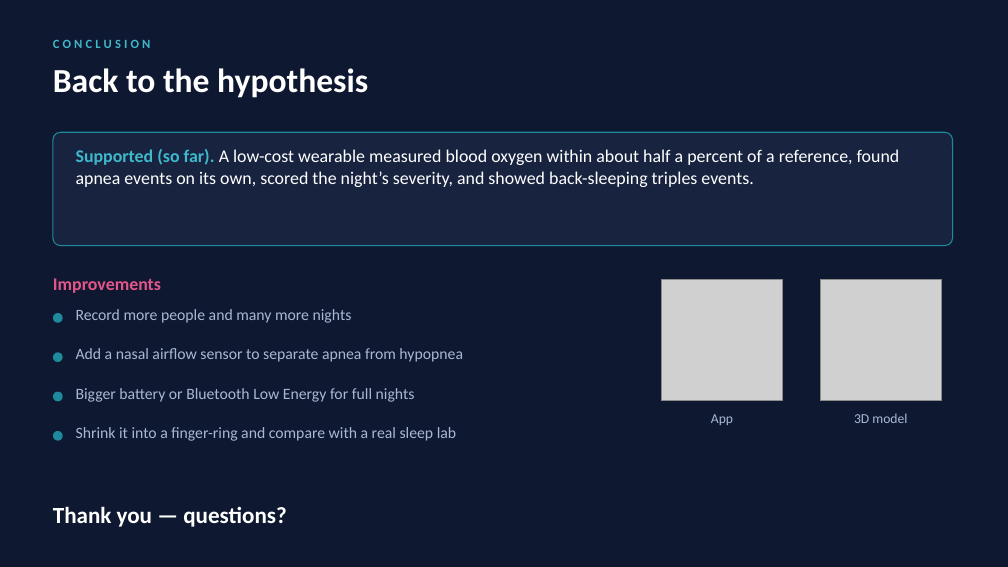
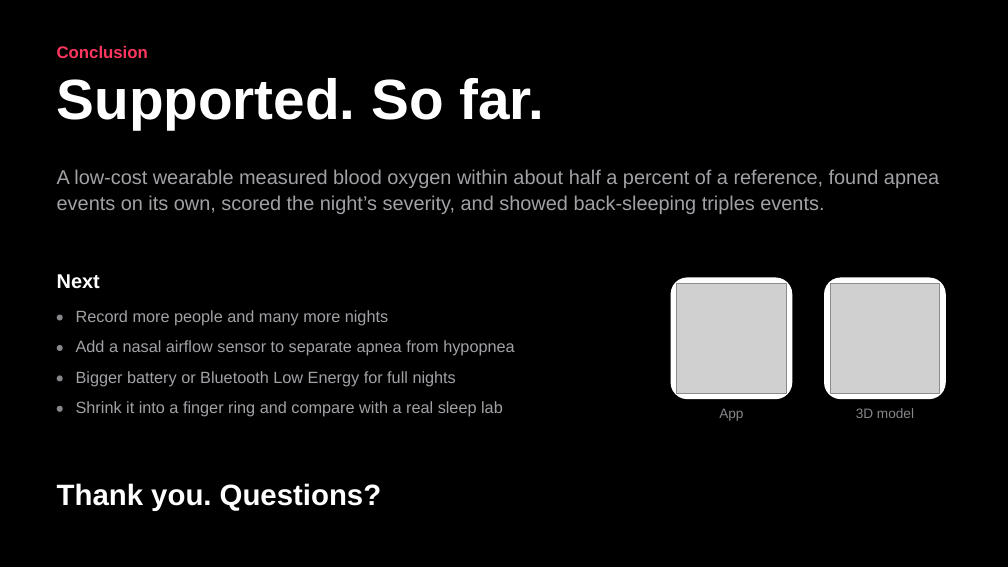
Before and after one commit to gabrielamamanestudent-wq/teetomivV2, a slide deck: slide 14 of science-fair/night-signal/Night_Signal_Presentation.pptx. Drawn at 1008x567 pixels with LibreOffice and Linux fonts; fonts in the diff are those of the drawing; grey boxes stand for pictures. Boxes give left, top, right and bottom in pixels: in the first picture for what was removed or moved away, otherwise in the second. Text is boxed around its words. In the diff, an @@ line names an element or a change of style, - is before the commit and + after.

```diff
--- a/science-fair/night-signal/Night_Signal_Presentation.pptx
+++ b/science-fair/night-signal/Night_Signal_Presentation.pptx
@@ background #0E1830 to #000000 @@
@@ text at (x1=57, y1=46, x2=148, y2=58): text changed; size 12 to 16 pt; font Calibri to Arial; text colour #3FB8CC to #FF375F @@
-CONCLUSION
+Conclusion
@@ text at (x1=57, y1=78, x2=544, y2=129): text changed; size 32 to 54 pt; font Calibri to Arial @@
-Back to the hypothesis
+Supported. So far.
@@ rounded rectangle removed at (x1=53, y1=132, x2=953, y2=246) @@
@@ text at (x1=57, y1=169, x2=939, y2=214): text changed; size 17 to 19 pt; font Calibri to Arial; text colour #FFFFFF to #A1A1A6 @@
-Supported (so far). A low-cost wearable measured blood oxygen within about half a percent of a reference, found apnea events on its own, scored the night’s severity, and showed back-sleeping triples events.
+A low-cost wearable measured blood oxygen within about half a percent of a reference, found apnea events on its own, scored the night’s severity, and showed back-sleeping triples events.
@@ vertical alignment middle to top in 3 elements at (x1=57, y1=46, x2=148, y2=58), (x1=57, y1=483, x2=381, y2=511), (x1=57, y1=274, x2=100, y2=289) @@
@@ text at (x1=57, y1=274, x2=100, y2=289): text changed; size 17 to 19 pt; font Calibri to Arial; text colour #E4568A to #FFFFFF @@
-Improvements
+Next
@@ rounded rectangle added at (x1=671, y1=278, x2=792, y2=399), fill #FFFFFF @@
@@ picture resized from (x1=662, y1=280, x2=783, y2=401) to (x1=677, y1=284, x2=786, y2=393) @@
@@ rounded rectangle added at (x1=824, y1=278, x2=946, y2=399), fill #FFFFFF @@
@@ picture resized from (x1=820, y1=280, x2=941, y2=401) to (x1=830, y1=284, x2=940, y2=393) @@
@@ ellipse resized from (x1=53, y1=313, x2=63, y2=323) to (x1=57, y1=315, x2=63, y2=321) @@
@@ ellipse resized from (x1=53, y1=352, x2=63, y2=362) to (x1=57, y1=345, x2=63, y2=351) @@
@@ text "Add a nasal airflow sensor ..." moved from (x1=76, y1=348, x2=463, y2=362) to (x1=76, y1=340, x2=514, y2=356) @@
@@ ellipse added at (x1=57, y1=376, x2=63, y2=382), fill #86868B @@
@@ size 15 to 15.5 pt, font Calibri to Arial, text colour #A9B8D2 to #A1A1A6 in 3 elements at (x1=76, y1=310, x2=388, y2=326), (x1=76, y1=340, x2=514, y2=356), (x1=76, y1=371, x2=456, y2=387) @@
@@ text "Bigger battery or Bluetooth Low ..." moved from (x1=76, y1=388, x2=415, y2=402) to (x1=76, y1=371, x2=456, y2=387) @@
@@ fill #1F8A9C to #86868B in 3 elements at (x1=57, y1=315, x2=63, y2=321), (x1=57, y1=345, x2=63, y2=351), (x1=57, y1=406, x2=63, y2=412) @@
@@ ellipse resized from (x1=53, y1=392, x2=63, y2=402) to (x1=57, y1=406, x2=63, y2=412) @@
@@ text at (x1=76, y1=401, x2=503, y2=417): text changed; size 15 to 15.5 pt; font Calibri to Arial; text colour #A9B8D2 to #A1A1A6 @@
-Shrink it into a finger-ring and compare with a real sleep lab
+Shrink it into a finger ring and compare with a real sleep lab
@@ text "App" at (x1=719, y1=408, x2=743, y2=421): font Calibri to Arial, text colour #A9B8D2 to #86868B; vertical alignment middle to top @@
@@ text "App" moved from (x1=711, y1=414, x2=733, y2=425) to (x1=719, y1=408, x2=743, y2=421) @@
@@ text "3D model" at (x1=856, y1=408, x2=914, y2=418): font Calibri to Arial, text colour #A9B8D2 to #86868B; vertical alignment middle to top @@
@@ ellipse removed at (x1=53, y1=431, x2=63, y2=441) @@
@@ text at (x1=57, y1=483, x2=381, y2=511): text changed; size 22 to 28 pt; font Calibri to Arial @@
-Thank you — questions?
+Thank you. Questions?
```
Also in this commit, not shown: 18 other slides changed, 7 other files.
